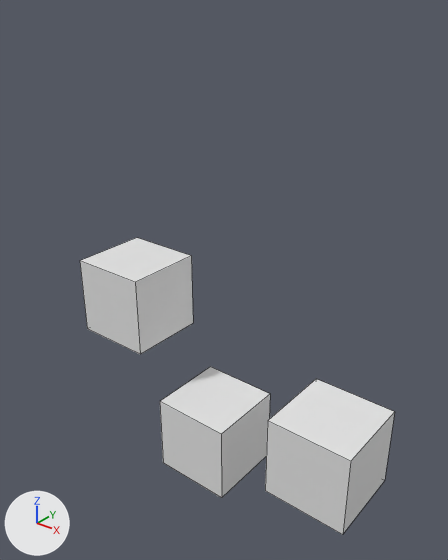
An edit to the Blender file BlenderGitSC_001.blend, drawn before and after from the same camera.
Rendered twice from a camera (50 mm lens) standing at (8.25, -9.97, 10.59) and looking at (0.12, 0.19, 4.29). The lights are fixed; the arrows at lower left show +X, +Y and +Z. Mesh edges are drawn as thin lines.

The scene before the commit, as lines of its bpy script (objects in view):
```python
me_cube = bpy.data.meshes.new('Cube')
me_cube.from_pydata(...)  # a box spanning x -1.0..1.0, y -1.0..1.0, z -1.0..1.0
me_cube.materials.append(mat_material)  # white #e7e7e7
me_cube_001 = bpy.data.meshes.new('Cube.001')
me_cube_001.from_pydata(...)  # a box spanning x -1.0..1.0, y -1.0..1.0, z -1.0..1.0
me_cube_001.materials.append(mat_material)  # white #e7e7e7
me_cube_002 = bpy.data.meshes.new('Cube.002')
me_cube_002.from_pydata(...)  # a box spanning x -1.0..1.0, y -1.0..1.0, z -1.0..1.0
me_cube_002.materials.append(mat_material)  # white #e7e7e7
ob_cube = bpy.data.objects.new('Cube', me_cube)
ob_cube.location = (0.0, 0.0, 0.0)
ob_cube_001 = bpy.data.objects.new('Cube.001', me_cube_001)
ob_cube_001.location = (3.28, 0.0, 1.03)
ob_cube_002 = bpy.data.objects.new('Cube.002', me_cube_002)
ob_cube_002.location = (-2.6, 0.0, 3.16)
```
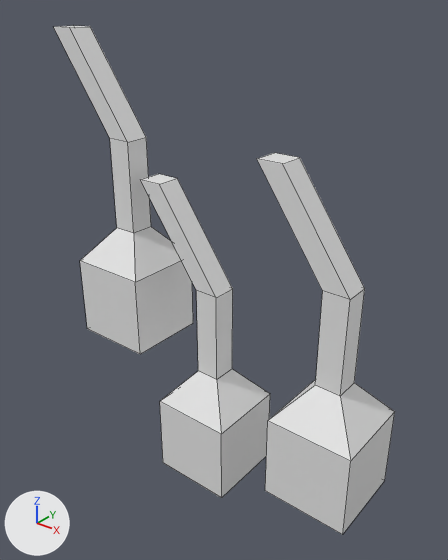
Commit message: Updated Blender Mesh
updated mesh design

The edits, one by one:
me_cube is used by ob_cube; location (0.0, 0.0, 0.0).
me_cube had 8 vertices, 6 faces and spanned x -1.0..1.0, y -1.0..1.0, z -1.0..1.0.
me_cube now has 20 vertices, 18 faces and spans x -1.94..1.0, y -1.0..1.0, z -1.0..6.43.
Part 1, on me_cube:
1 face is deleted.
6 vertices are added at (-0.3, 0.3, 1.84), (-0.3, -0.3, 1.84), (-0.3, -0.3, 4.08), (-0.3, 0.3, 4.08), (-1.94, -0.32, 6.43), (-1.94, 0.28, 6.43).
6 new vertices lie (0.6, 0.0, 0.0) away from vertices in x -1.94..-0.3, y -0.32..0.3, z 1.84..6.43.
13 new faces join them.
me_cube_001 is used by ob_cube_001; location (3.28, 0.0, 1.03).
me_cube_001 had 8 vertices, 6 faces and spanned x -1.0..1.0, y -1.0..1.0, z -1.0..1.0.
me_cube_001 now has 20 vertices, 18 faces and spans x -1.94..1.0, y -1.0..1.0, z -1.0..6.43.
Part 2, on me_cube_001:
1 face is deleted.
6 vertices are added at (-0.3, 0.3, 1.84), (-0.3, -0.3, 1.84), (-0.3, -0.3, 4.08), (-0.3, 0.3, 4.08), (-1.94, -0.32, 6.43), (-1.94, 0.28, 6.43).
6 new vertices lie (0.6, 0.0, 0.0) away from vertices in x -1.94..-0.3, y -0.32..0.3, z 1.84..6.43.
13 new faces join them.
me_cube_002 is used by ob_cube_002; location (-2.6, 0.0, 3.16).
me_cube_002 had 8 vertices, 6 faces and spanned x -1.0..1.0, y -1.0..1.0, z -1.0..1.0.
me_cube_002 now has 20 vertices, 18 faces and spans x -1.94..1.0, y -1.0..1.0, z -1.0..6.43.
Part 3, on me_cube_002:
1 face is deleted.
6 vertices are added at (-0.3, 0.3, 1.84), (-0.3, -0.3, 1.84), (-0.3, -0.3, 4.08), (-0.3, 0.3, 4.08), (-1.94, -0.32, 6.43), (-1.94, 0.28, 6.43).
6 new vertices lie (0.6, 0.0, 0.0) away from vertices in x -1.94..-0.3, y -0.32..0.3, z 1.84..6.43.
13 new faces join them.

What differs and where, as boxes [x1, y1, x2, y2] in the pictures (448 x 560 px):
'Cube.001', reshaped (6% wider, 145% taller): before [265, 379, 395, 534]; after [257, 153, 395, 534]
'Cube.002', reshaped (23% wider, 182% taller): before [80, 238, 193, 354]; after [54, 25, 193, 354]
'Cube', reshaped (17% wider, 146% taller): before [160, 367, 270, 498]; after [141, 174, 270, 498]
part 1 of me_cube, built on: before [160, 367, 270, 434]; after [141, 174, 270, 434]
part 2 of me_cube_001, built on: before [268, 379, 394, 461]; after [257, 153, 395, 461]
part 3 of me_cube_002, built on: before [80, 238, 191, 282]; after [54, 25, 181, 282]
